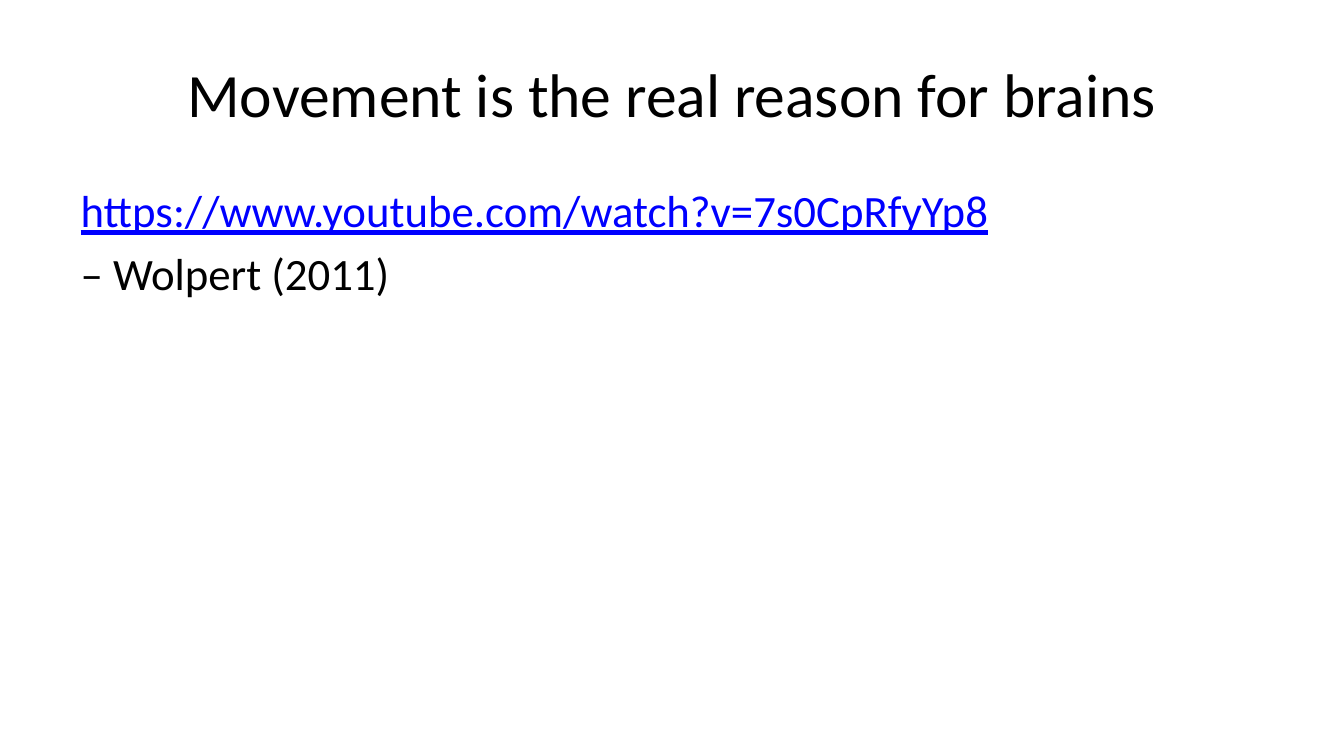
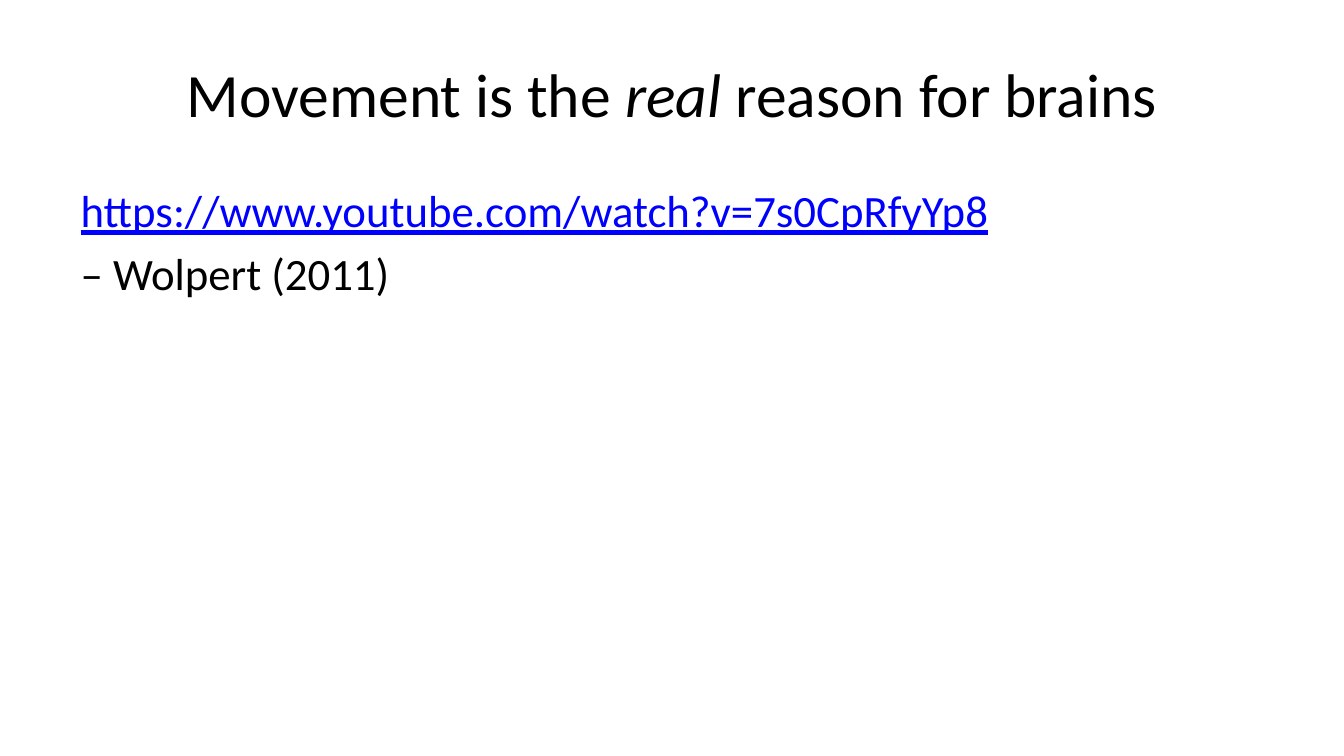
Before and after one commit to psu-psychology/psy-511-scan-fdns-2026-spring, a slide deck: slide 29 of docs/slides/wk-03-2026-01-29-action.pptx. Drawn at 1344x756 pixels with LibreOffice and Linux fonts; fonts in the diff are those of the drawing. Boxes give left, top, right and bottom in pixels: in the first picture for what was removed or moved away, otherwise in the second. Text is boxed around its words. In the diff, an @@ line names an element or a change of style, - is before the commit and + after.

```diff
--- a/docs/slides/wk-03-2026-01-29-action.pptx
+++ b/docs/slides/wk-03-2026-01-29-action.pptx
@@ title "Movement is the real reason ..." at (187, 74, 1156, 118): italic on in "real" @@
```
Also in this commit, not shown: 12 other slides changed, 4 slides added, 6 slides removed, 33 other files.
